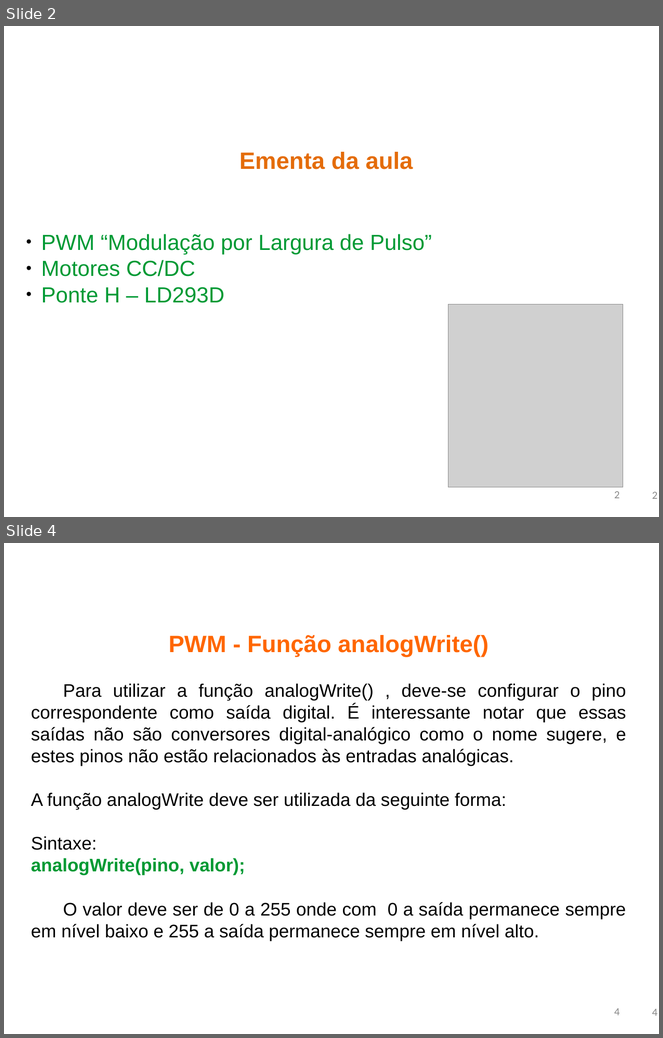
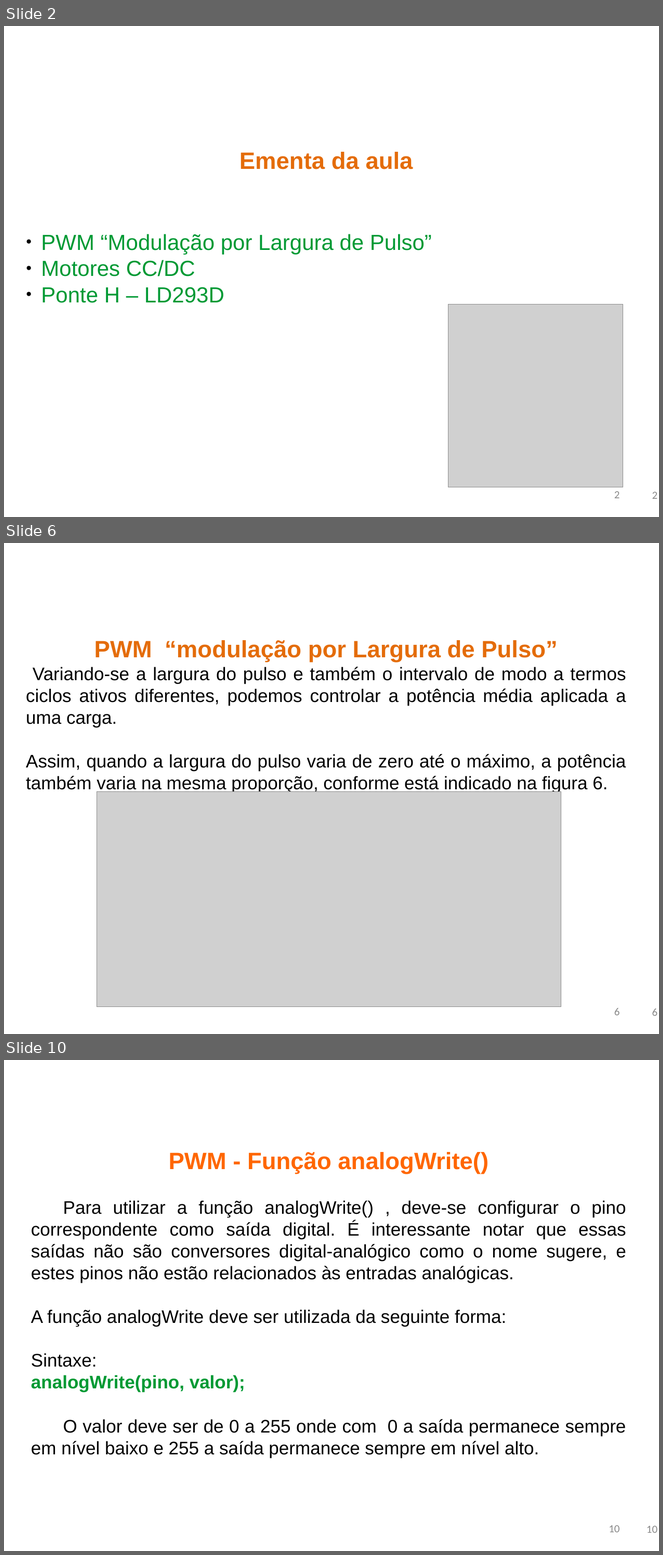
Before and after one commit to rafaelgov95/Robotica, a slide deck: IFMS/AulaIFMS2.ppt. Shown one above the other, each under a label of ours: slides 2 and 4 before the commit, slides 2, 6 and 10 after it; the slides between them are not shown. The pictures are 663x1038 and 663x1555 pixels, drawn with LibreOffice and Linux fonts; fonts in the diff are those of the drawing; grey boxes stand for pictures; background and template pictures are left out. Boxes give left, top, right and bottom in pixels: in the first picture for what was removed or moved away, otherwise in the second. Text is boxed around its words. In the diff, an @@ line names an element or a change of style, - is before the commit and + after.

```diff
--- a/IFMS/AulaIFMS2.ppt
+++ b/IFMS/AulaIFMS2.ppt
@@ slide 6 added at box(4, 543, 659, 1034), background picture (left out) @@
@@ text added at box(26, 640, 626, 793), 20 pt, text #000000 @@
+PWM “modulação por Largura de Pulso”
+Variando-se a largura do pulso e também o intervalo de modo a termos ciclos ativos diferentes, podemos controlar a potência média aplicada a uma carga.
+Assim, quando a largura do pulso varia de zero até o máximo, a potência também varia na mesma proporção, conforme está indicado na figura 6.
@@ picture added at box(97, 792, 561, 1007) @@
@@ page number added at box(614, 1008, 620, 1016), 12 pt, text #898989 @@
+6
@@ page number added at box(652, 1009, 658, 1016), 12 pt, text #898989 @@
+6
@@ what was slide 4 is now slide 10 @@
@@ page number at box(609, 1525, 620, 1533): text changed @@
-4
+10
@@ page number at box(647, 1526, 658, 1533): text changed @@
-4
+10
```
Also in this commit, not shown: 5 other slides added, 2 other files.
